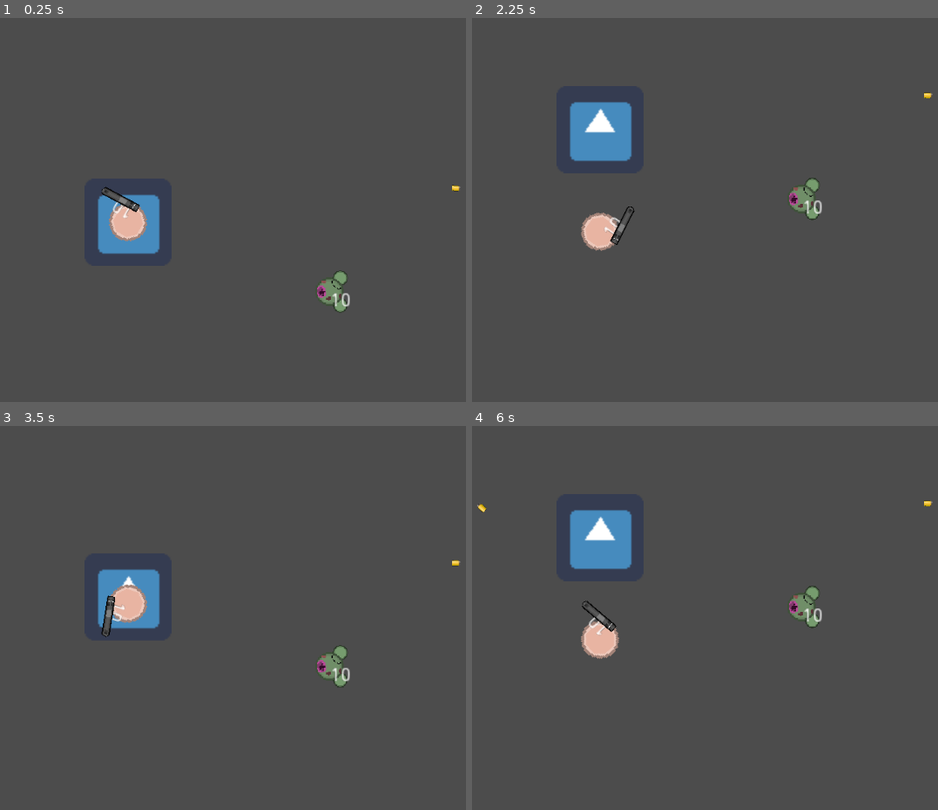
Above: before the commit, frames 1-4 (two rows, left to right).
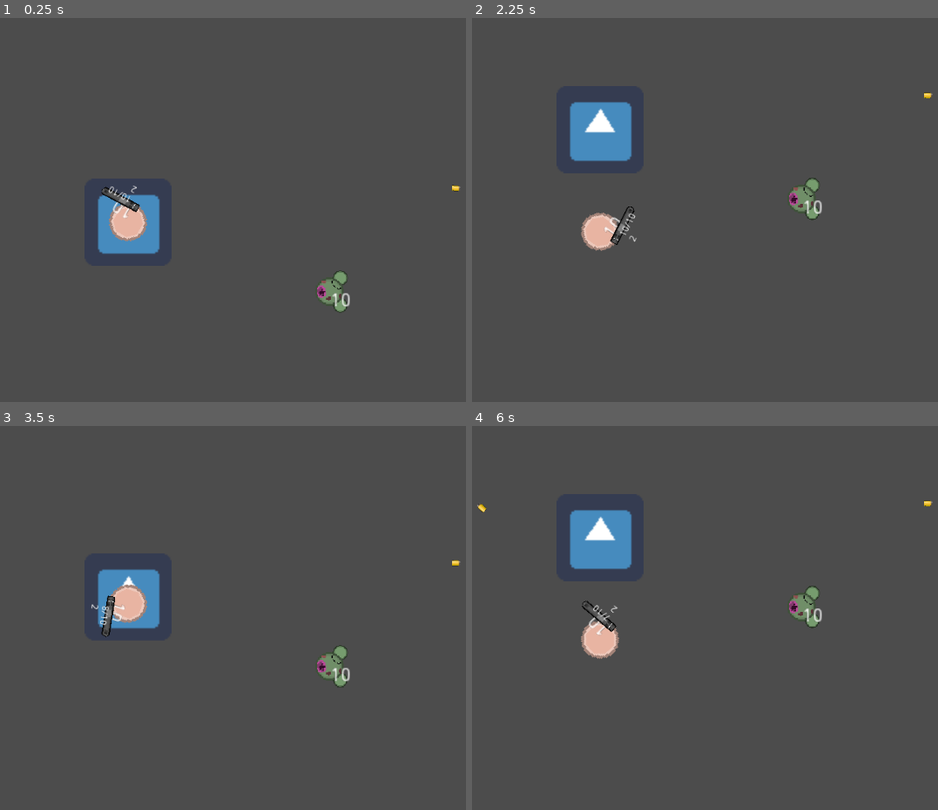
Above: after the commit, the same moments.

Repository: Panda248/Hu-Yang-Yoyale
Game: Godot game, scene res://World.tscn
Same seed, same stepped clock (60 frames per second), same inputs: the game is played once before the commit and once after it. The engine's default icon, where the game draws it, is replaced by a stand-in: a white triangle on a blue panel in a dark square.
Inputs (mouse positions are in pixels of both pictures, inside the frame that each line leads up to):
- Up to frame 1 (0.25 s): no input
- Up to frame 2 (2.25 s): tap Enter at 0.5 s; move the mouse to (751, 202) at 0.52 s; hold E (game_switch_weapon_right) 0.53-1.28 s; click (751, 202) at 0.6 s; tap Space at 1.25 s; move the mouse to (outside the picture) at 1.27 s; hold Down (ui_down) 1.28-2.03 s; click (outside the picture) at 1.35 s; move the mouse to (667, 133) at 2.02 s; hold E (game_switch_weapon_right) from 2.03 s (still down); right-click (667, 133) at 2.1 s
- Up to frame 3 (3.5 s): click (195, 541) at 2.3 s; move the mouse to (93, 710) at 2.77 s; release E (game_switch_weapon_right) at 2.78 s; hold Up (ui_up) from 2.78 s (still down); click (93, 710) at 2.85 s
- Up to frame 4 (6 s): move the mouse to (807, 690) at 3.52 s; release Up (ui_up) at 3.53 s; hold Q (game_switch_weapon_left) 3.53-5.03 s; click (807, 690) at 3.6 s; move the mouse to (outside the picture) at 4.27 s; right-click (outside the picture) at 4.35 s; click (outside the picture) at 4.55 s; move the mouse to (635, 629) at 5.02 s; hold Down (ui_down) 5.03-5.78 s; click (635, 629) at 5.1 s; move the mouse to (495, 529) at 5.77 s; hold E (game_switch_weapon_right) from 5.78 s (still down); click (495, 529) at 5.85 s

The runs differ from the first frame. In frame 1, less than 0.1% of the frame differs, in the area x 23-30%, y 43-48%; in frame 2, less than 0.1%; in frame 3, less than 0.1%; in frame 4, less than 0.1%.

Commit message:
reloading and clips

Diff:
--- a/Pistol.gd
+++ b/Pistol.gd
@@ -3,23 +3,24 @@
 export (PackedScene) var Bullet
 
 func _process(delta):
-	if(self.reloadAndShootDelay > 0):
-		self.reloadAndShootDelay-=1
-
+	._process(delta)
+	$Label.text = var2str(currentClip) + "/" + var2str(clip)
+	$Label2.text = var2str(reserveClips)
 	look_at(get_global_mouse_position())
 
 func primaryFire():
 	if self.reloadAndShootDelay == 0:
-		var bullet_instance = Bullet.instance();
-		var target = get_global_mouse_position()
-		var direction_to_mouse = $BarrelEnd.global_position.direction_to(target).normalized();
+		if(currentClip > 0):
+			var bullet_instance = Bullet.instance();
+			var target = get_global_mouse_position()
+			var direction_to_mouse = $BarrelEnd.global_position.direction_to(target).normalized();
 
-		get_parent().get_parent().emit_signal("player_shot", bullet_instance, $BarrelEnd.global_position, direction_to_mouse, damage);
-
-		if(self.currentClip > 0):
-			self.reloadAndShootDelay = fireRate
-		else:
-			self.reloadAndShootDelay = reloadTimeFrames
+			get_parent().get_parent().emit_signal("player_shot", bullet_instance, $BarrelEnd.global_position, direction_to_mouse, damage);
+			currentClip -=1
+			if(self.currentClip > 0):
+				self.reloadAndShootDelay = fireRate
+			else:
+				self.reloadAndShootDelay = reloadTimeFrames
 
 func secondaryFire():
 	pass
--- a/Pistol.tscn
+++ b/Pistol.tscn
@@ -10,7 +10,17 @@
 centered = false
 offset = Vector2( -15, -6 )
 script = ExtResource( 1 )
+reloadTimeFrames = 120
 Bullet = ExtResource( 3 )
 
 [node name="BarrelEnd" type="Position2D" parent="."]
 position = Vector2( 40, 0 )
+
+[node name="Label" type="Label" parent="."]
+margin_right = 40.0
+margin_bottom = 14.0
+
+[node name="Label2" type="Label" parent="."]
+margin_top = 16.0
+margin_right = 40.0
+margin_bottom = 30.0
--- a/Weapon.gd
+++ b/Weapon.gd
@@ -12,6 +12,13 @@
 var shotTimeStamp = fireRate*-1
 var reloadAndShootDelay = 0
 
+func _process(delta):
+	if(self.reloadAndShootDelay > 0):
+		self.reloadAndShootDelay-=1
+	elif(currentClip == 0 && reserveClips > 0):
+		currentClip = clip
+		reserveClips-=1
+
 func primaryFire():
 	pass
 
